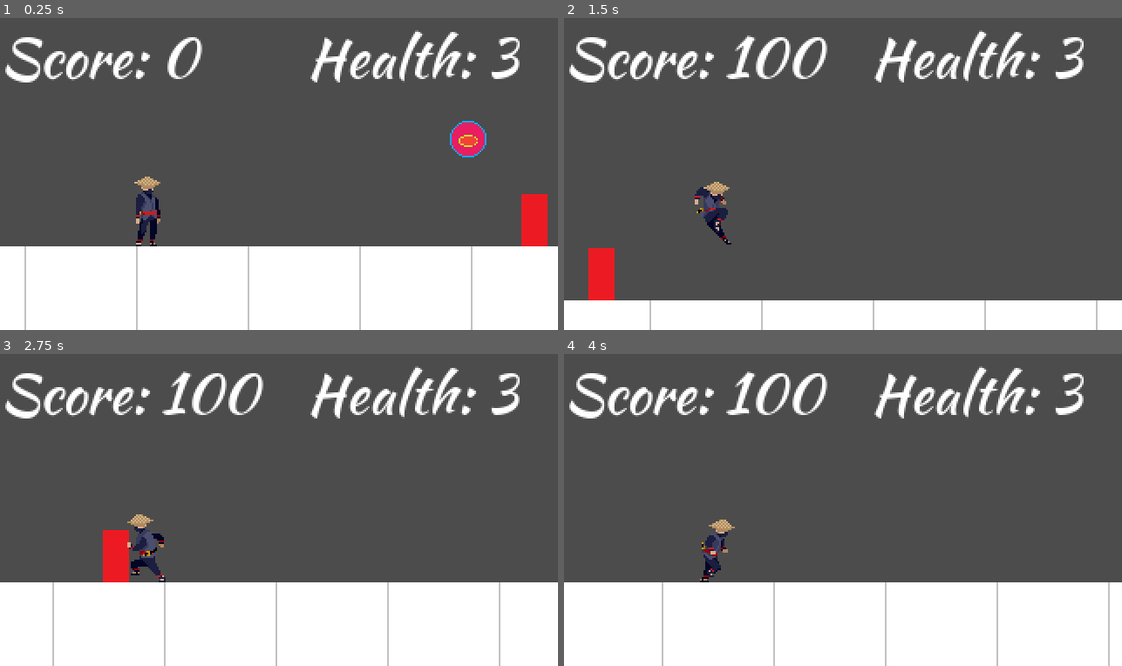
Above: before the commit, frames 1-4 (two rows, left to right).
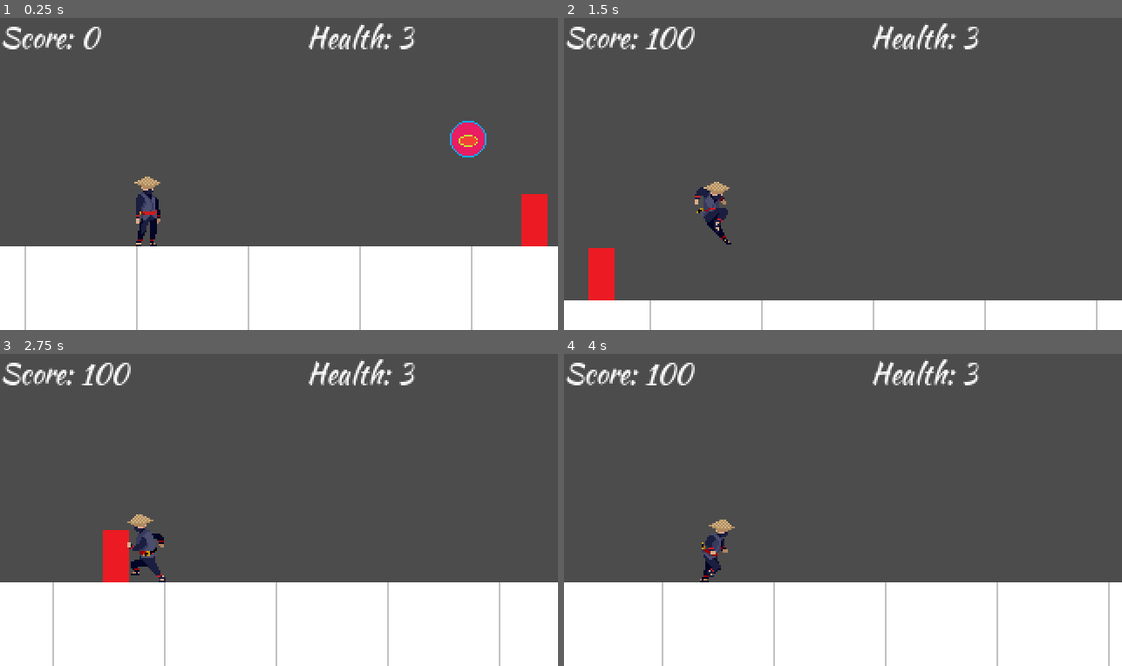
Above: after the commit, the same moments.

Repository: nateslagter/Ninja-Man-Quest-for-the-Shuriken
Game: Godot game, scene res://src/levels/testLevel.tscn
Same seed, same stepped clock (60 frames per second), same inputs: the game is played once before the commit and once after it.
Inputs:
- Up to frame 1 (0.25 s): no input
- Up to frame 2 (1.5 s): hold Right (move_right) from 0.53 s (still down); tap Space (jump) at 0.77 s
- Up to frame 3 (2.75 s): tap Space (jump) at 1.52 s; release Right (move_right) at 2.03 s; hold Left (move_left) from 2.03 s (still down)
- Up to frame 4 (4 s): release Left (move_left) at 2.78 s; hold Right (move_right) from 2.78 s (still down); tap Space (jump) at 3.02, 3.77 s

The runs differ from the first frame. In frame 1, 4.5% of the frame differs, in the area x 0-94%, y 1-21%; in frame 2, 5.3%; in frame 3, 5.3%; in frame 4, 5.3%.

Commit message:
Update HUD

Diff:
--- a/src/levels/HUD.tscn
+++ b/src/levels/HUD.tscn
@@ -4,7 +4,6 @@
 [ext_resource path="res://src/levels/HUD.gd" type="Script" id=2]
 
 [sub_resource type="DynamicFont" id=1]
-size = 32
 font_data = ExtResource( 1 )
 
 [node name="HUD" type="CanvasLayer"]
